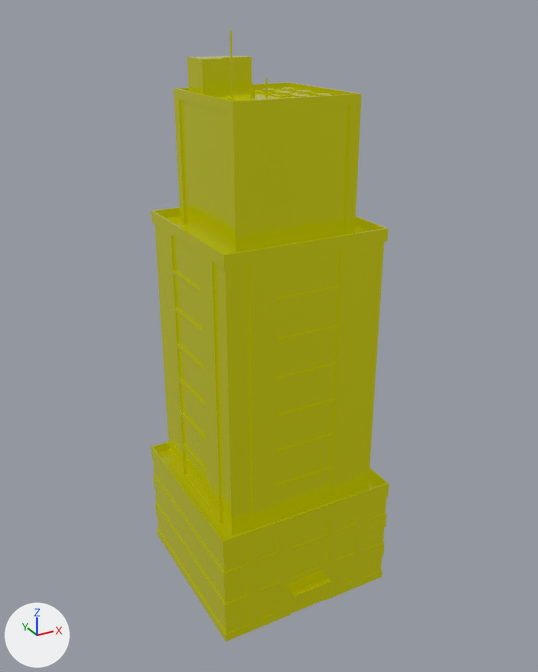
What one commit did to the glTF model public/models/building-office-pyramid.glb.
Rendered twice from a 50 mm camera at (-30.7, -56.6, 54.1) aimed at (0.1, -0.6, 26.1). The lights are fixed; the arrows at lower left show +X, +Y and +Z. Where no turn or scale is listed for an object, it has been applied to the vertices.

In view in the first picture: 'building-office-pyramid'.
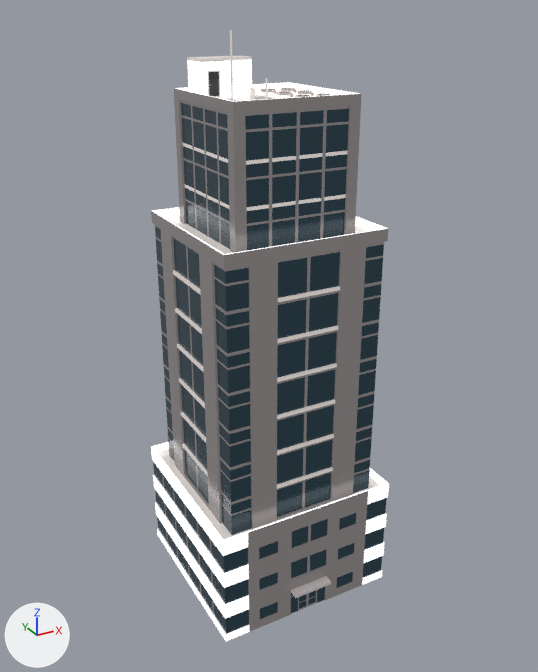
Where the change shows, as pixel boxes (x1, y1, x2, y2) in the pictures (538 x 672 px):
'building-office-pyramid', recoloured: (151, 30, 389, 641) in both

What changed in the scene script:
```text
Add img_base:
    img_base = load_image('base', '_unpacked/base', 1024, 1024, 'sRGB')
Add mat_lowpoly_colors_001:
    mat_lowpoly_colors_001 = bpy.data.materials.new('LOWPOLY-COLORS.001')
    # uses the picture img_base
Change me_building_office_pyramid:
    where me_building_office_pyramid.from_pydata(...)  # 2517 vertices, 4889 faces; spans x -9.0..9.0, y -9.7..8.8, z 0.0..52.6
    remove me_building_office_pyramid.materials.append(mat_lowpoly_colors)
    add me_building_office_pyramid.materials.append(mat_lowpoly_colors_001)
```
